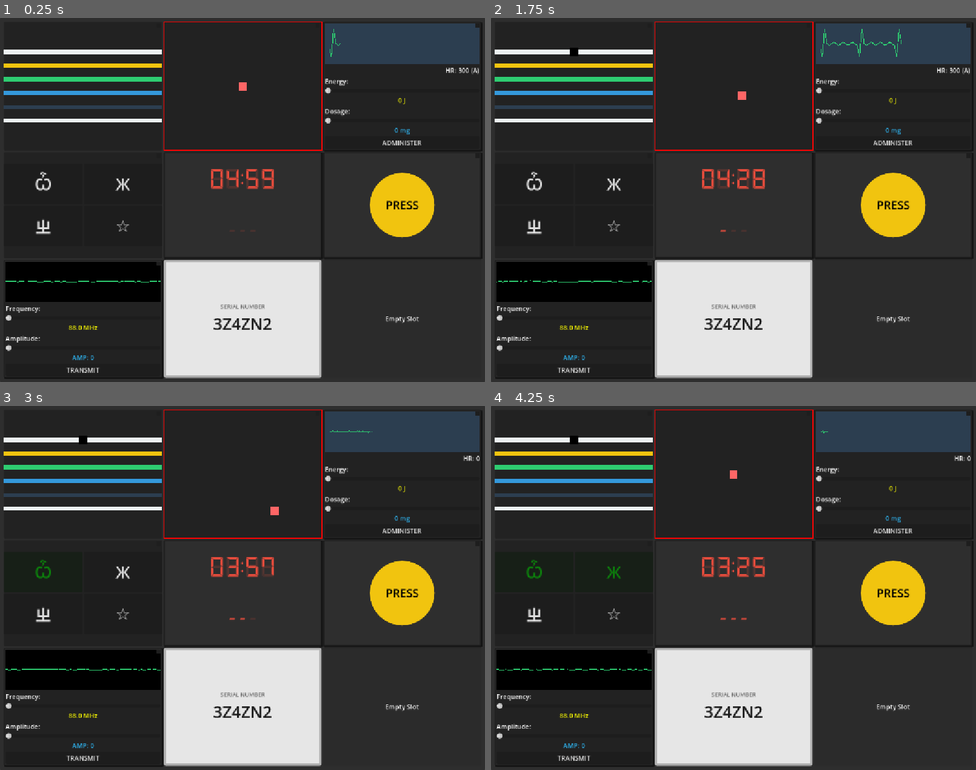
Above: before the commit, frames 1-4 (two rows, left to right).
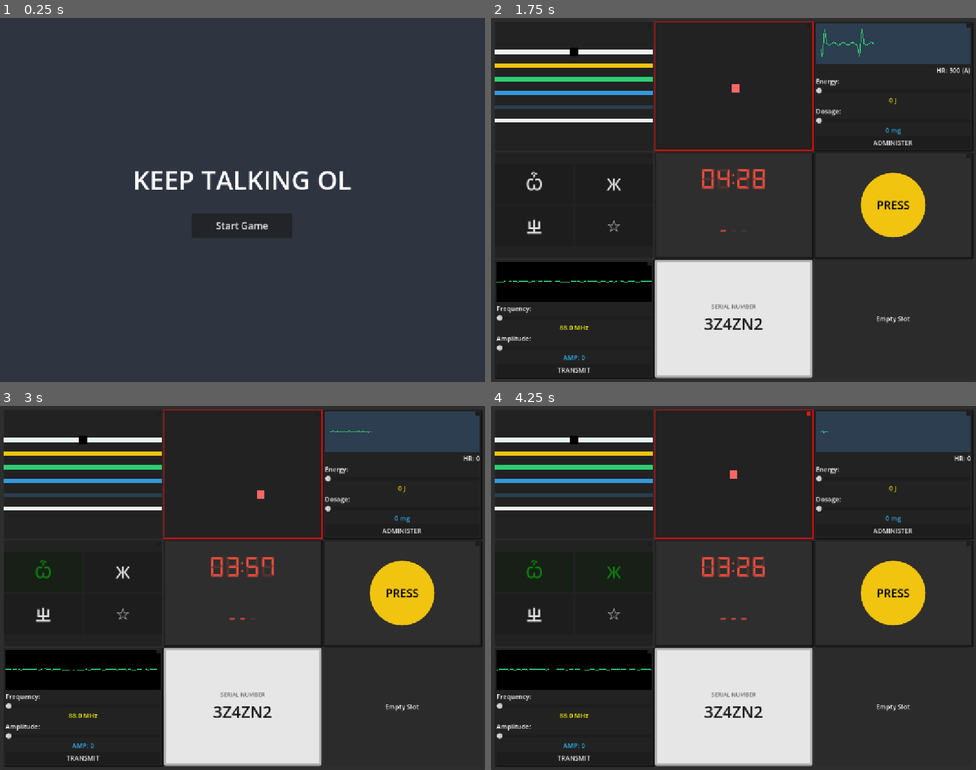
Above: after the commit, the same moments.

Repository: yutianzhe30/KeepTalkingOL
Game: Godot game, scene res://Scenes/UI/MainMenu.tscn
The game is run twice, just before and just after one commit, with the same random seed, the same clock (stepped at 60 frames per second) and the same inputs. Before the commit the project starts from res://main.tscn.
Inputs (mouse positions are in pixels of both pictures, inside the frame that each line leads up to):
- Up to frame 1 (0.25 s): no input
- Up to frame 2 (1.75 s): click (733, 225) at 0.5 s, where only the run after the commit has a clickable "Start Game"; click (573, 50) at 1.27 s
- Up to frame 3 (3 s): click "ADMINISTER" at 2 s; click "Ѽ" at 2.75 s
- Up to frame 4 (4.25 s): click "Ж" at 3.5 s

The runs differ from the first frame. In frame 1, 66% of the frame differs, in the area x 0-100%, y 1-100%; in frame 2, 0.2%; in frame 3, 0.1%; in frame 4, 0.1%.

Commit message:
finish ui

Diff:
--- a/project.godot
+++ b/project.godot
@@ -11,7 +11,7 @@
 [application]
 
 config/name="KeepTalking"
-run/main_scene="uid://dm0xsjs6w7jdg"
+run/main_scene="res://Scenes/UI/MainMenu.tscn"
 config/features=PackedStringArray("4.6", "Forward Plus")
 config/icon="res://icon.svg"
 
